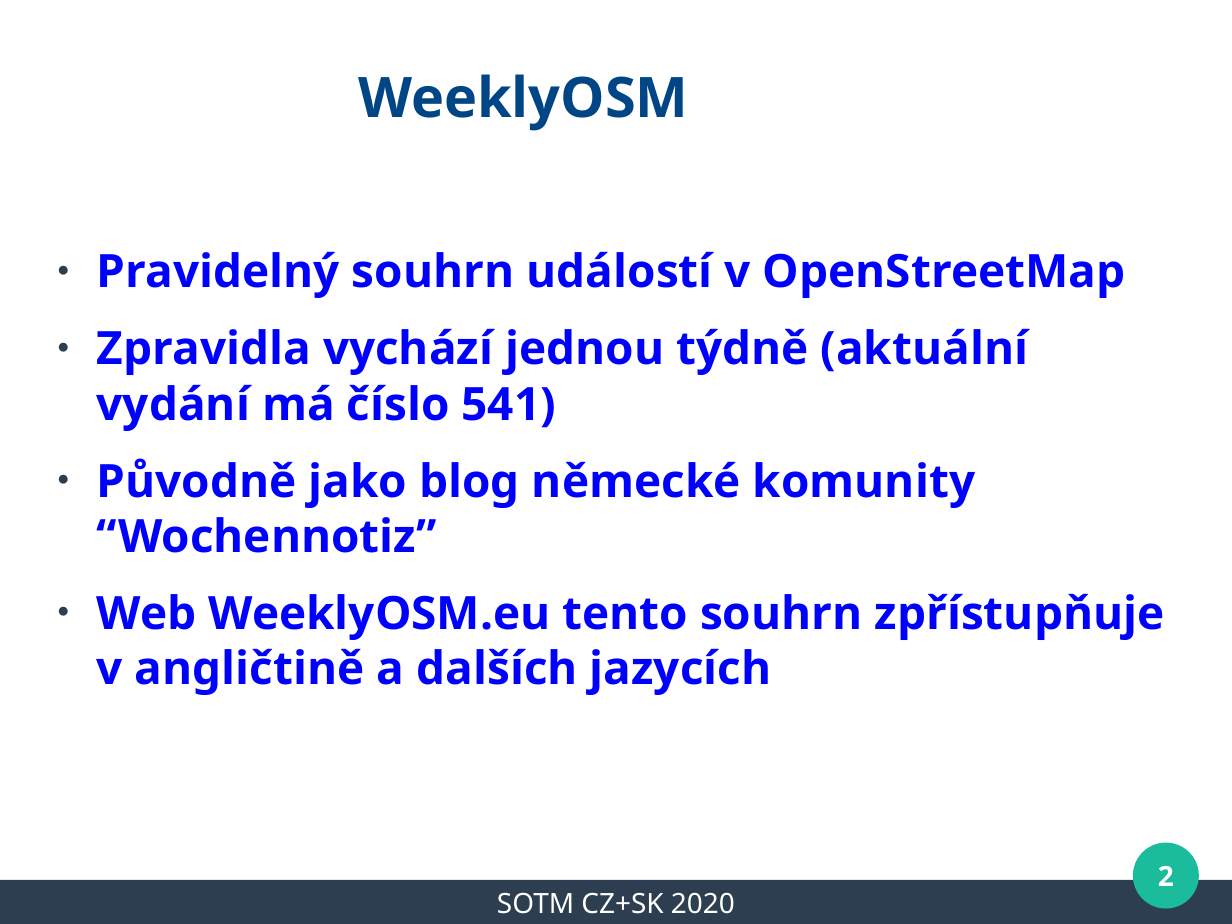
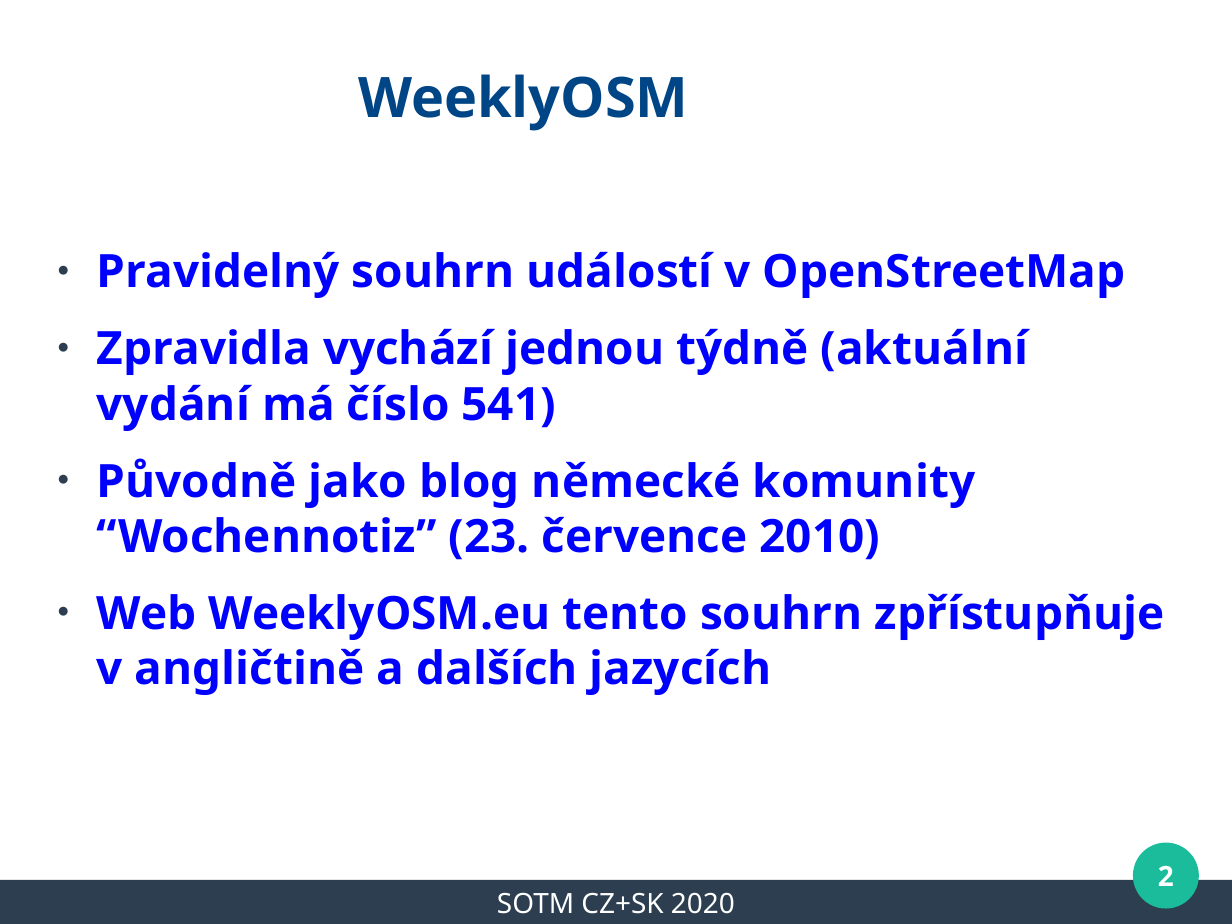
Before and after one commit to mkyral/osm, a slide deck: slide 2 of prezentace/SOTM_CZ_2020/mkyral_WeeklyOSM_2020.odp. Drawn at 1232x924 pixels with LibreOffice and Linux fonts; fonts in the diff are those of the drawing; background and template pictures are left out. Boxes give left, top, right and bottom in pixels: in the first picture for what was removed or moved away, otherwise in the second. Text is boxed around its words. In the diff, an @@ line names an element or a change of style, - is before the commit and + after.

```diff
--- a/prezentace/SOTM_CZ_2020/mkyral_WeeklyOSM_2020.odp
+++ b/prezentace/SOTM_CZ_2020/mkyral_WeeklyOSM_2020.odp
@@ text at (x1=97, y1=458, x2=976, y2=560): text changed @@
-● Původně jako blog německé komunity “Wochennotiz”
+● Původně jako blog německé komunity “Wochennotiz” (23. července 2010)
```
Also in this commit, not shown: 7 other slides changed, 3 slides added, 1 slide removed.
